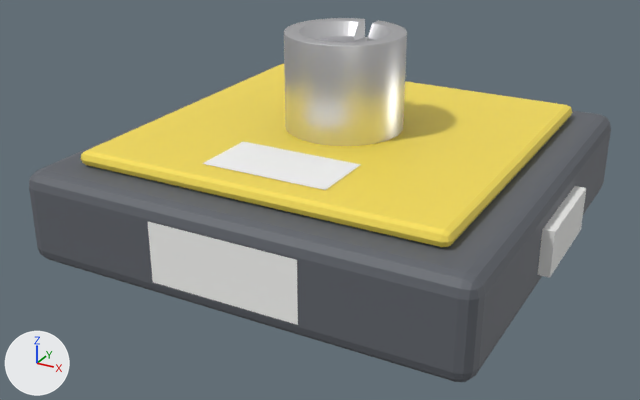
The glTF model public/models/mover.glb, before and after one commit.
One viewpoint serves both versions: a 50 mm camera at (0.1048, -0.2041, 0.1075) aimed at (-0.0019, -0.0103, 0.0106). Every picture has the same lights, and +X, +Y and +Z are marked at lower left. The picture after the commit comes second. Where no turn or scale is listed for an object, it has been applied to the vertices. Vertices at exactly the same position are counted once.

Names of what the first picture shows: 'label_side_a', 'label_top', 'mover_base', 'mover_fixture', 'mover_rfid', 'mover_top'.
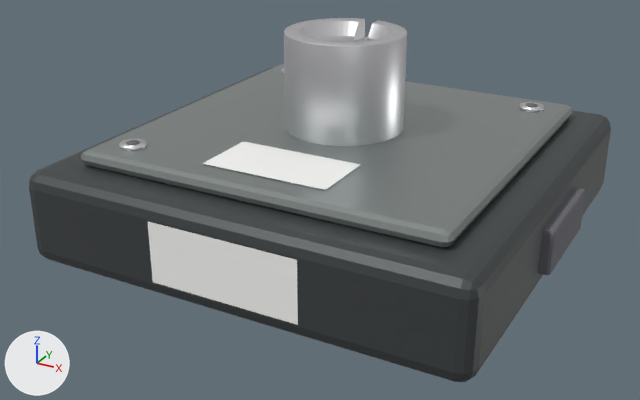
Diff of the bpy script that builds the scene:
```diff
--- a/public/models/mover.glb.py
+++ b/public/models/mover.glb.py
@@ mat_moverdark @@
 mat_moverdark = principled_material('MoverDark')
-mat_moverdark.base_color = (0.12, 0.13, 0.15)  # dark grey #61656c
+mat_moverdark.base_color = (0.045, 0.052, 0.053)  # dark grey #3c4041
 mat_moverdark.roughness = 0.6
@@ mat_toolplate @@
+mat_toolplate = principled_material('ToolPlate')
+mat_toolplate.base_color = (0.38, 0.42, 0.41)  # grey #a6adac
+mat_toolplate.metallic = 0.85
+mat_toolplate.roughness = 0.32
@@ me_cube_009 @@
 # used by ob_mover_rfid; location = (0.0, 0.0, 0.0)
-me_cube_009.from_pydata(...)  # 8 vertices, 12 faces; spans x 0.059..0.063, y -0.015..0.015, z 0.006..0.018
-me_cube_009.materials.append(mat_penwhite)  # white #f6f6f3
+me_cube_009.from_pydata(...)  # 56 vertices, 108 faces; spans x 0.059..0.063, y -0.015..0.015, z 0.006..0.018
+# me_cube_009 part 1: the whole mesh is rebuilt
+me_cube_009.materials.append(mat_rubber)  # grey #6c6c73
@@ me_cube_007 @@
 me_cube_007.from_pydata(...)  # 44 vertices, 84 faces; spans x -0.05..0.05, y -0.05..0.05, z 0.025..0.029
-me_cube_007.materials.append(mat_movertop)  # yellow #f9e159
+me_cube_007.materials.append(mat_toolplate)  # grey #a6adac
@@ me_cylinder_022 @@
+me_cylinder_022.from_pydata(...)  # a 16-sided cylinder along z spanning x -0.0035..0.0035, y -0.0035..0.0035, z -0.0004..0.0004, material slot 0; a 16-sided cylinder along z spanning x -0.0035..0.0035, y 0.0765..0.0835, z -0.0004..0.0004, material slot 0; a 16-sided cylinder along z spanning x 0.0765..0.0835, y 0.0765..0.0835, z -0.0004..0.0004, material slot 0; a 6-sided cylinder along z spanning x -0.0016..0.0016, y -0.0018..0.0018, z 0.0004..0.0006, material slot 1; a 6-sided cylinder along z spanning x -0.0016..0.0016, y 0.0782..0.0818, z 0.0004..0.0006, material slot 1; a 6-sided cylinder along z spanning x 0.0784..0.0816, y 0.0782..0.0818, z 0.0004..0.0006, material slot 1
+me_cylinder_022.materials.append(mat_alu)  # white #e7e7ea
+me_cylinder_022.materials.append(mat_rubber)  # grey #6c6c73
@@ ob_socket_head @@
+ob_socket_head = bpy.data.objects.new('socket_head', me_cylinder_022)
+ob_socket_head.location = (-0.04, -0.04, 0.0294)
```

Pixel boxes (x1, y1, x2, y2) of what changed, in the pictures (640 x 400 px):
'mover_base', recoloured (darker)
    both: (29, 67, 611, 382)
'mover_top', recoloured (yellow to grey)
    both: (80, 64, 572, 247)
'mover_rfid', reshaped, recoloured (white to grey)
    before: (537, 186, 586, 277)
    after: (538, 187, 585, 275)
'socket_head', added
    after: (119, 68, 544, 151)
    faces in mat_alu (white #e7e7ea): (119, 68, 544, 151)
